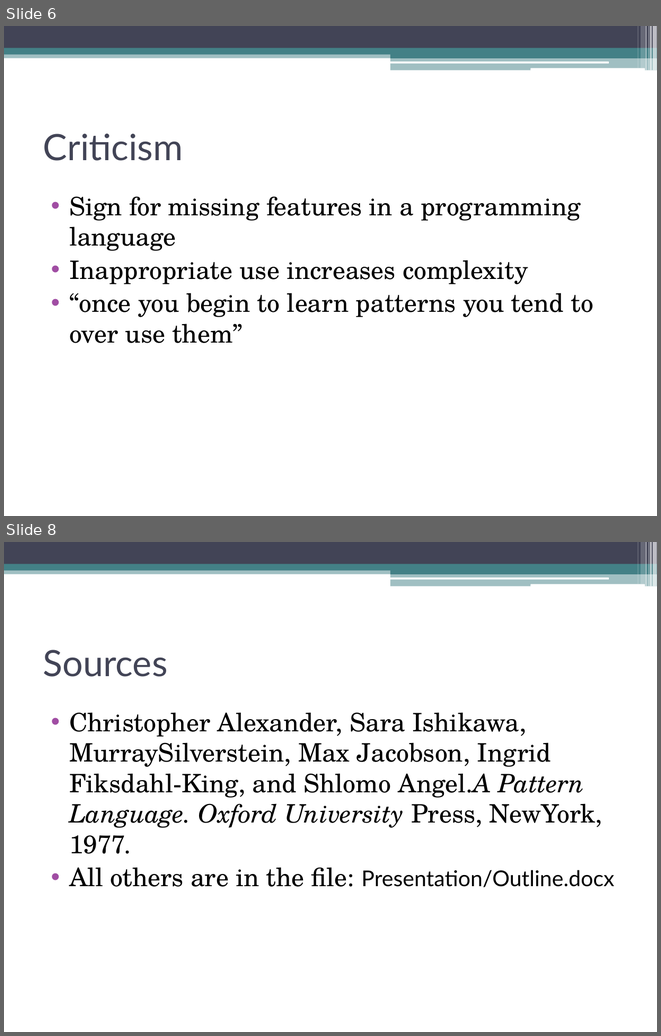
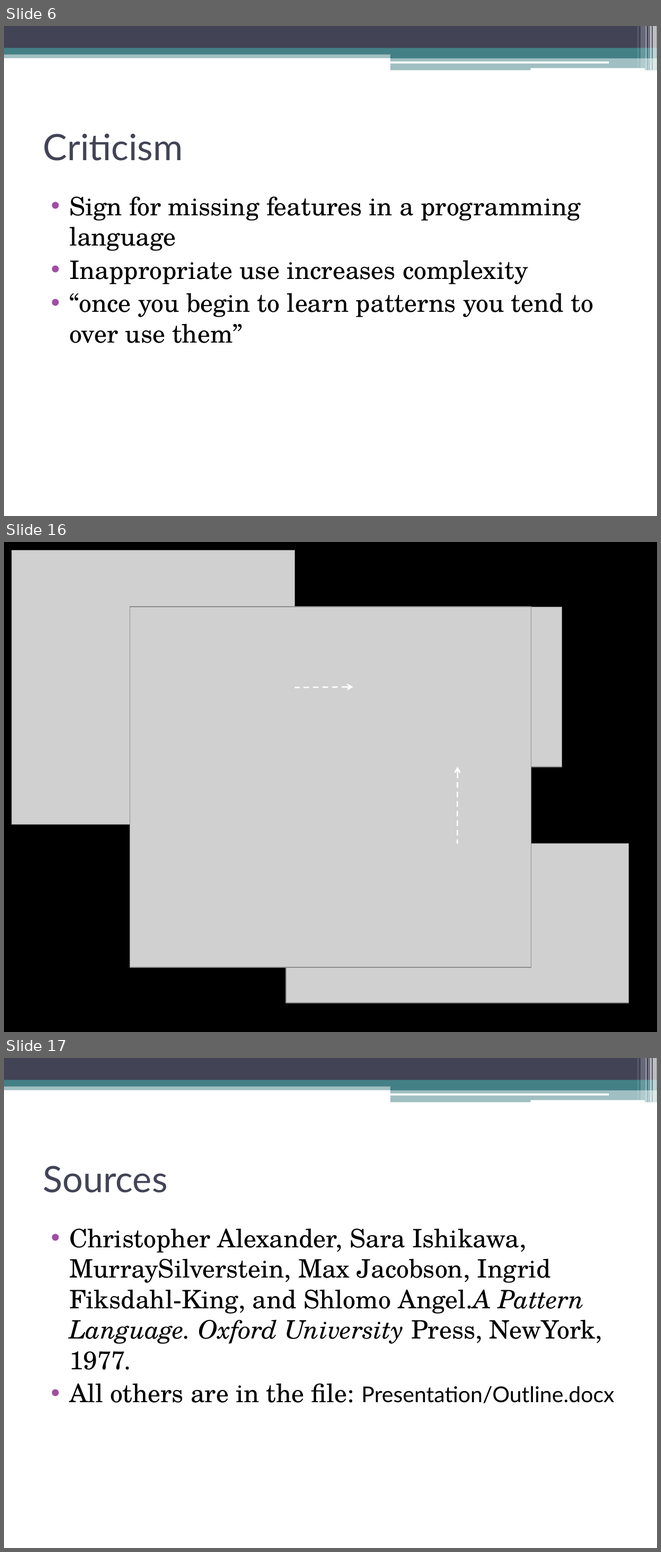
Before and after one commit to CodeLionX/ePortfolio_DesignPatterns, a slide deck: presentation/Design Patterns.pptx. Shown one above the other, each under a label of ours: slides 6 and 8 before the commit, slides 6, 16 and 17 after it; the slides between them are not shown. The pictures are 661x1036 and 661x1552 pixels, drawn with LibreOffice and Linux fonts; fonts in the diff are those of the drawing; grey boxes stand for pictures. Boxes give left, top, right and bottom in pixels: in the first picture for what was removed or moved away, otherwise in the second. Text is boxed around its words. In the diff, an @@ line names an element or a change of style, - is before the commit and + after.

```diff
--- a/presentation/Design Patterns.pptx
+++ b/presentation/Design Patterns.pptx
@@ slide 16 added at (4, 542, 657, 1032), background #FFFFFF; not listed: 11 template elements that a slide beside it also shows @@
@@ rectangle added at (4, 542, 657, 1032), fill #000000, outline #000000 1.5 pt @@
@@ picture added at (12, 550, 294, 824) @@
@@ picture added at (130, 607, 531, 967) @@
@@ picture added at (353, 607, 562, 767) @@
@@ arrow added from (294, 688) to (353, 687), #FFFFFF 1.5 pt dashed @@
@@ arrow added from (457, 844) to (457, 767), #FFFFFF 1.5 pt dashed @@
@@ picture added at (286, 844, 629, 1003) @@
@@ what was slide 8 is now slide 17 @@
```
Also in this commit, not shown: 1 slide changed, 8 other slides added, 4 other files.
